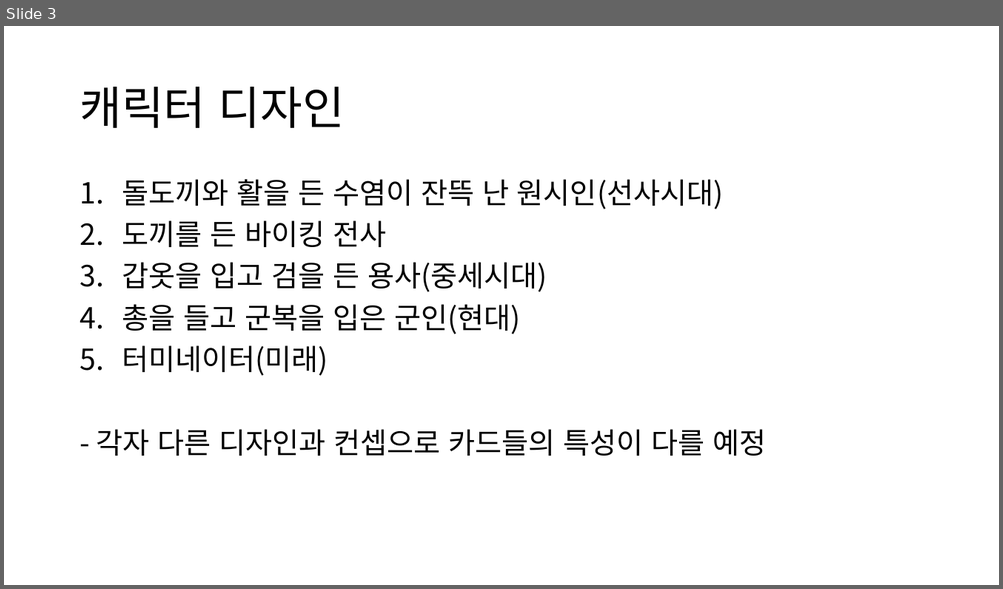
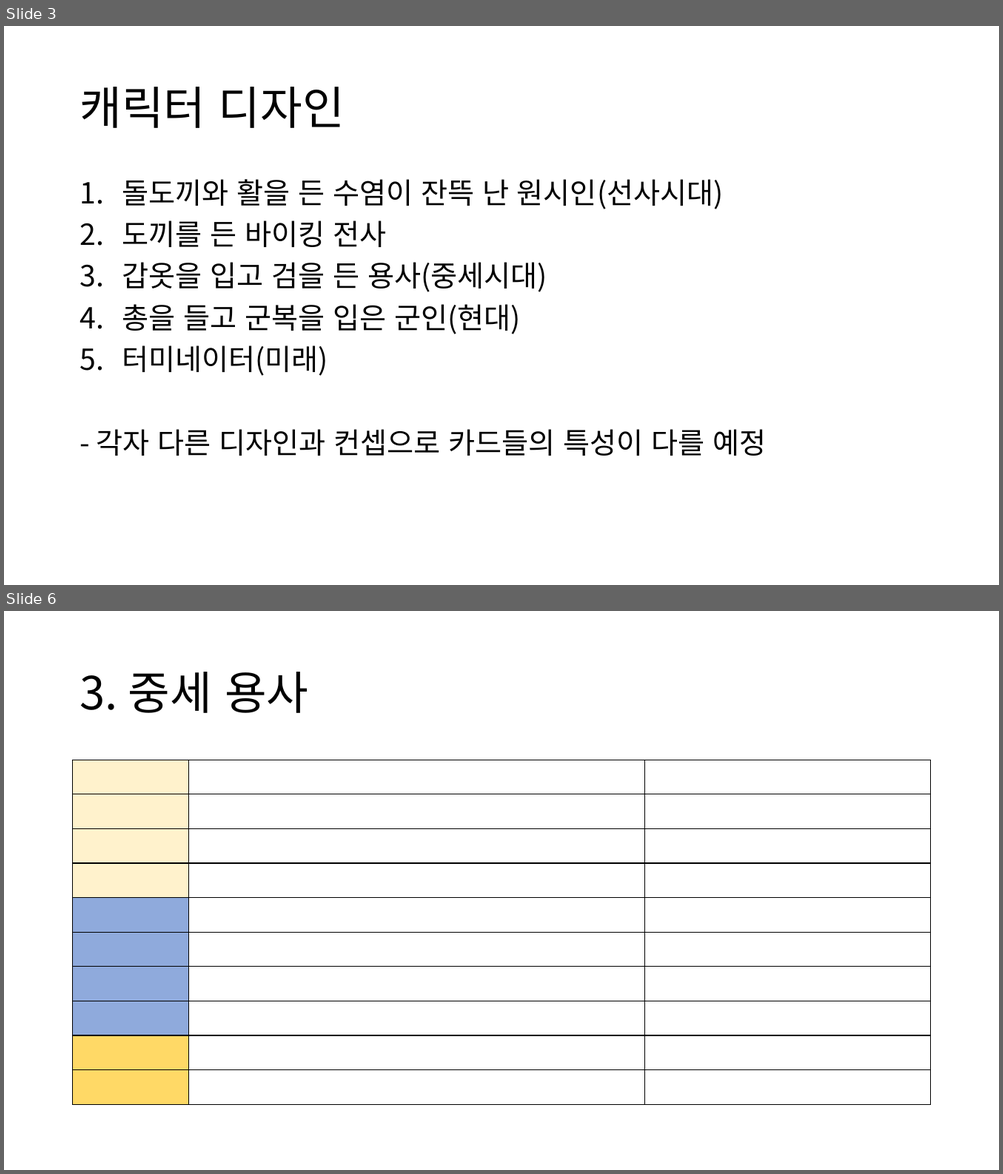
Before and after one commit to whkoh7/2DGP_Hero_is_lonely, a slide deck: 캐릭터 및 카드 컨셉, 디자인.pptx. Shown one above the other, each under a label of ours: slide 3 before the commit, slides 3 and 6 after it; the slides between them are not shown. The pictures are 1003x589 and 1003x1174 pixels, drawn with LibreOffice and Linux fonts; fonts in the diff are those of the drawing. Boxes give left, top, right and bottom in pixels: in the first picture for what was removed or moved away, otherwise in the second. Text is boxed around its words. In the diff, an @@ line names an element or a change of style, - is before the commit and + after.

```diff
--- a/캐릭터 및 카드 컨셉, 디자인.pptx
+++ b/캐릭터 및 카드 컨셉, 디자인.pptx
@@ slide 6 added at <box>4,611,999,1170</box>, background #FFFFFF @@
@@ title added at <box>79,672,308,713</box>, 44 pt, text #000000 @@
+3. 중세 용사
@@ table added at <box>73,760,930,1063</box>, 10 rows, 3 columns @@
+ |  | 
+ |  | 
+ |  | 
+ |  | 
+ |  | 
+ |  | 
+ |  | 
+ |  | 
+ |  | 
+ |  | 
```
Also in this commit, not shown: 1 slide changed, 3 other slides added.
